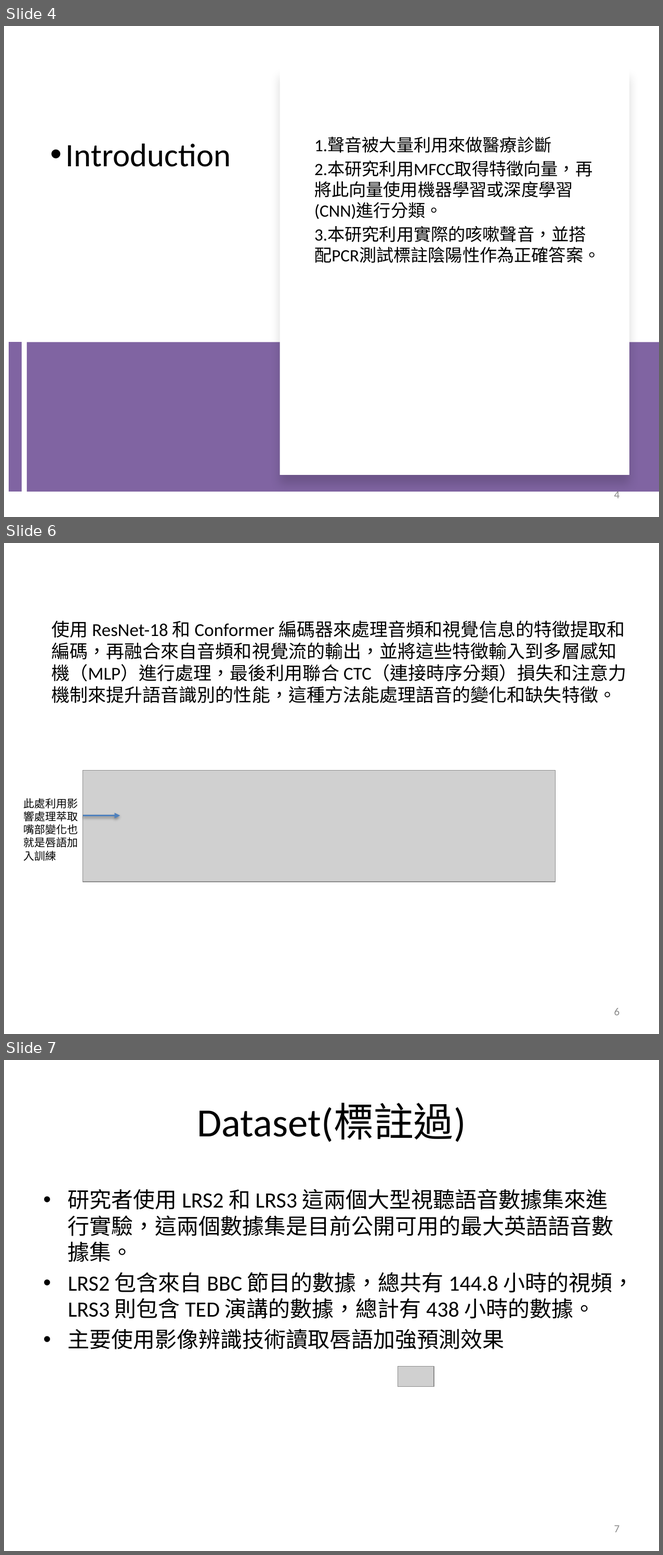
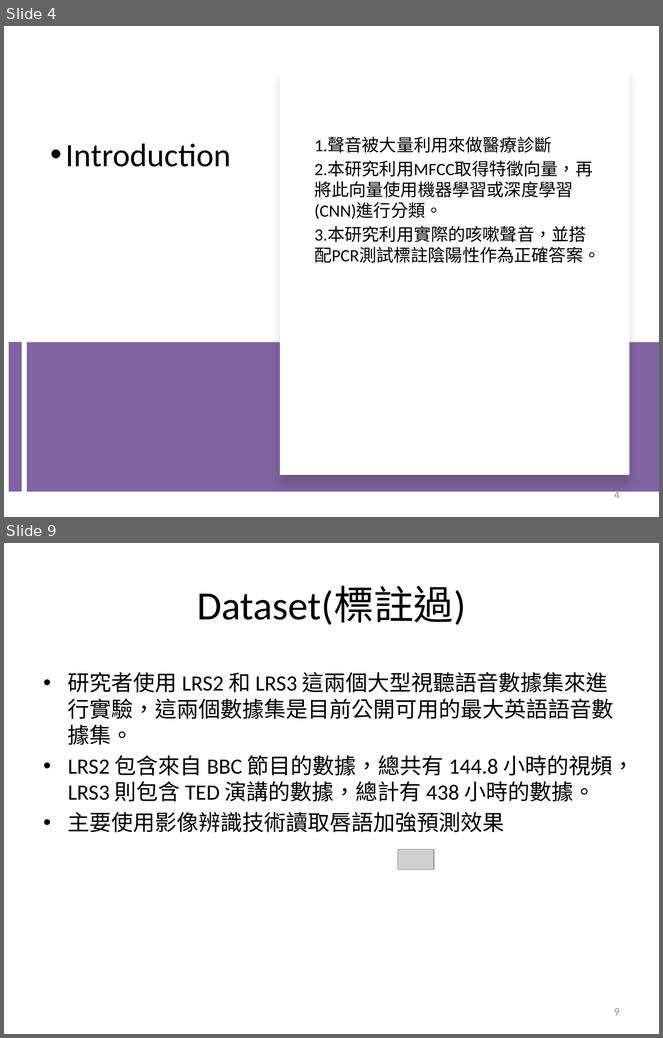
Before and after one commit to jasonfghx/lilicoco, a slide deck: 大學生/6哥FINAL1006.pptx. Shown one above the other, each under a label of ours: slides 4, 6 and 7 before the commit, slides 4 and 9 after it; the slides between them are not shown. The pictures are 663x1555 and 663x1038 pixels, drawn with LibreOffice and Linux fonts; fonts in the diff are those of the drawing; grey boxes stand for pictures. Boxes give left, top, right and bottom in pixels: in the first picture for what was removed or moved away, otherwise in the second. Text is boxed around its words. In the diff, an @@ line names an element or a change of style, - is before the commit and + after.

```diff
--- a/大學生/6哥FINAL1006.pptx
+++ b/大學生/6哥FINAL1006.pptx
@@ slide 6 removed at [4, 543, 659, 1034], background #FFFFFF @@
@@ text removed at [51, 620, 627, 703] @@
-使用 ResNet-18 和 Conformer 編碼器來處理音頻和視覺信息的特徵提取和編碼，再融合來自音頻和視覺流的輸出，並將這些特徵輸入到多層感知機（MLP）進行處理，最後利用聯合 CTC（連接時序分類）損失和注意力機制來提升語音識別的性能，這種方法能處理語音的變化和缺失特徵。
@@ picture removed at [83, 770, 555, 882] @@
@@ text removed at [23, 798, 78, 861] @@
-此處利用影響處理萃取嘴部變化也就是唇語加入訓練
@@ arrow removed from (83, 815) to (120, 815) @@
@@ page number removed at [614, 1008, 620, 1016] @@
-6
@@ what was slide 7 is now slide 9 @@
@@ page number at [614, 1008, 620, 1016]: text changed @@
-7
+9
```
Also in this commit, not shown: 2 slides changed, 3 slides added.
